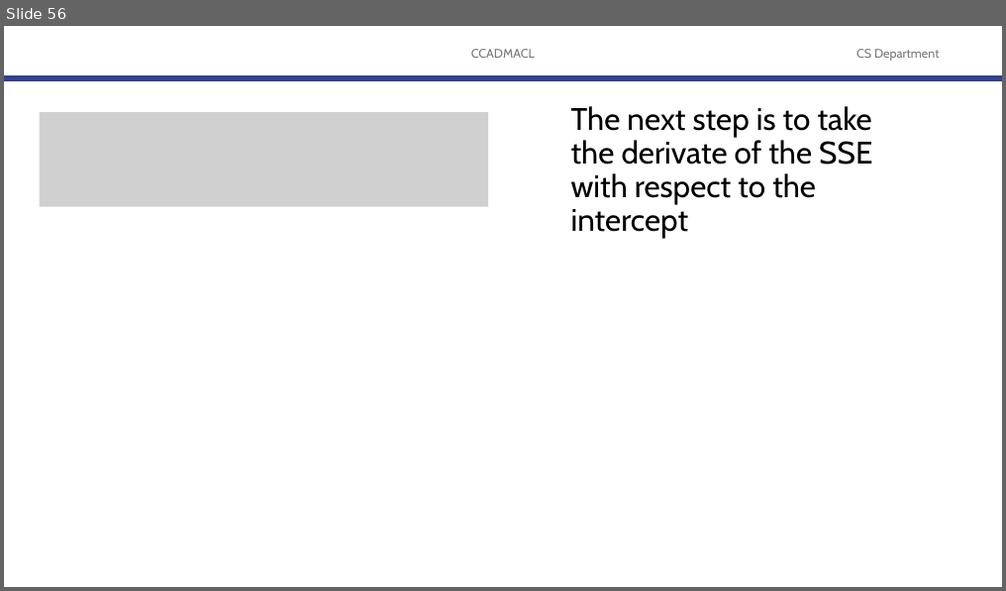
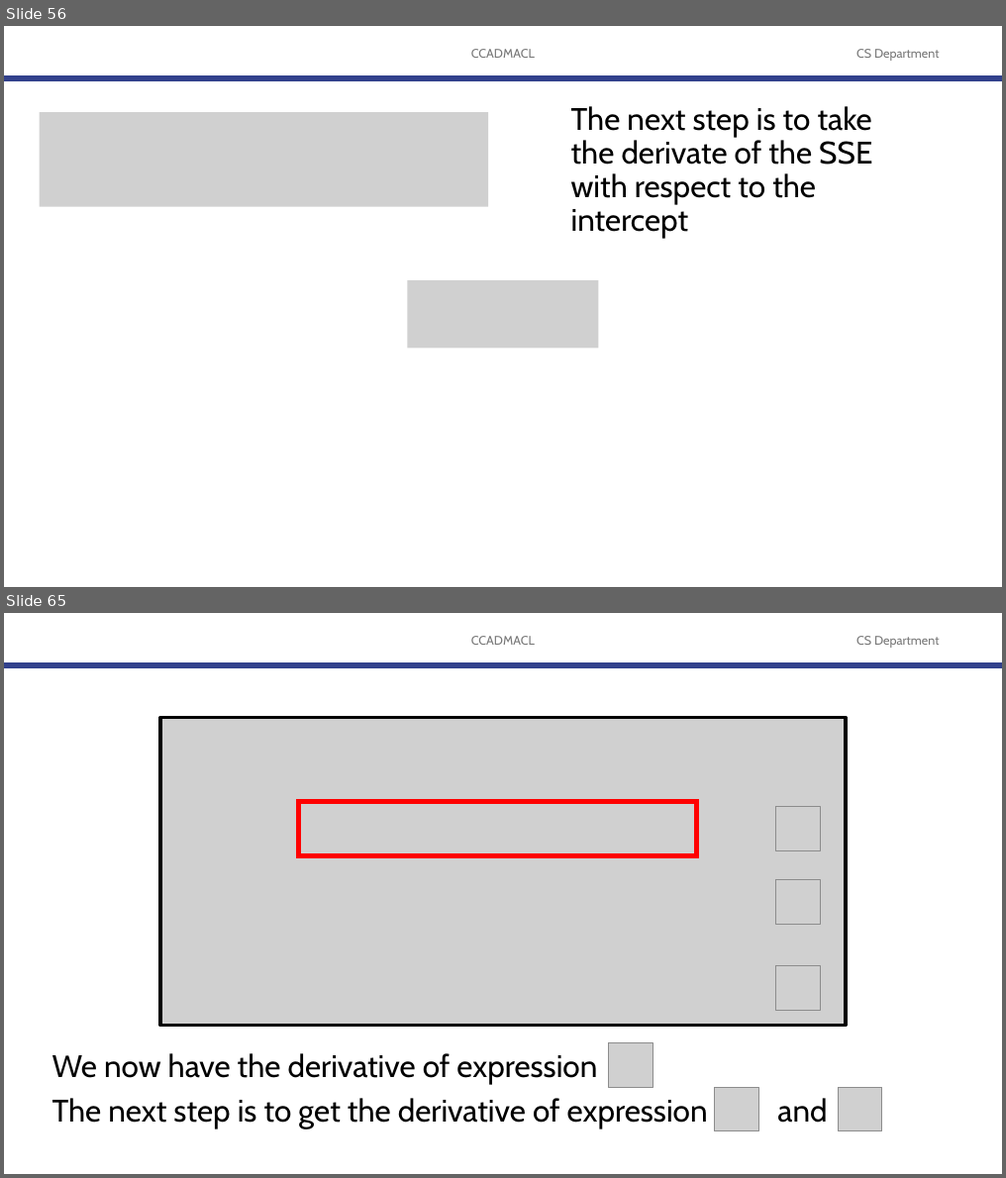
Before and after one commit to robitussin/CCDEPLRL, a slide deck: 2 - Training Neural Networks/Gradient Descent.pptx. Shown one above the other, each under a label of ours: slide 56 before the commit, slides 56 and 65 after it; the slides between them are not shown. The pictures are 1006x591 and 1006x1178 pixels, drawn with LibreOffice and Linux fonts; fonts in the diff are those of the drawing; grey boxes stand for pictures; background and template pictures are left out. Boxes give left, top, right and bottom in pixels: in the first picture for what was removed or moved away, otherwise in the second. Text is boxed around its words. In the diff, an @@ line names an element or a change of style, - is before the commit and + after.

```diff
--- a/2 - Training Neural Networks/Gradient Descent.pptx
+++ b/2 - Training Neural Networks/Gradient Descent.pptx
@@ slide 65 added at bbox=[4, 613, 1002, 1174], background #FFFFFF; not listed: 3 template elements that a slide beside it also shows @@
@@ picture added at bbox=[160, 717, 846, 1026] @@
@@ rectangle added at bbox=[298, 802, 696, 857], outline #FF0000 4.5 pt @@
@@ picture added at bbox=[776, 806, 820, 851] @@
@@ picture added at bbox=[776, 879, 820, 924] @@
@@ picture added at bbox=[776, 966, 820, 1011] @@
@@ text added at bbox=[53, 1054, 827, 1129], 30 pt, text #000000 @@
+We now have the derivative of expression
+The next step is to get the derivative of expression and
@@ picture added at bbox=[608, 1044, 652, 1087] @@
@@ picture added at bbox=[715, 1087, 758, 1132] @@
@@ picture added at bbox=[838, 1087, 882, 1132] @@
@@ slide 56 changed as well @@
@@ picture added at bbox=[408, 280, 598, 348] @@
```
Also in this commit, not shown: 5 other slides changed, 48 other slides added.
